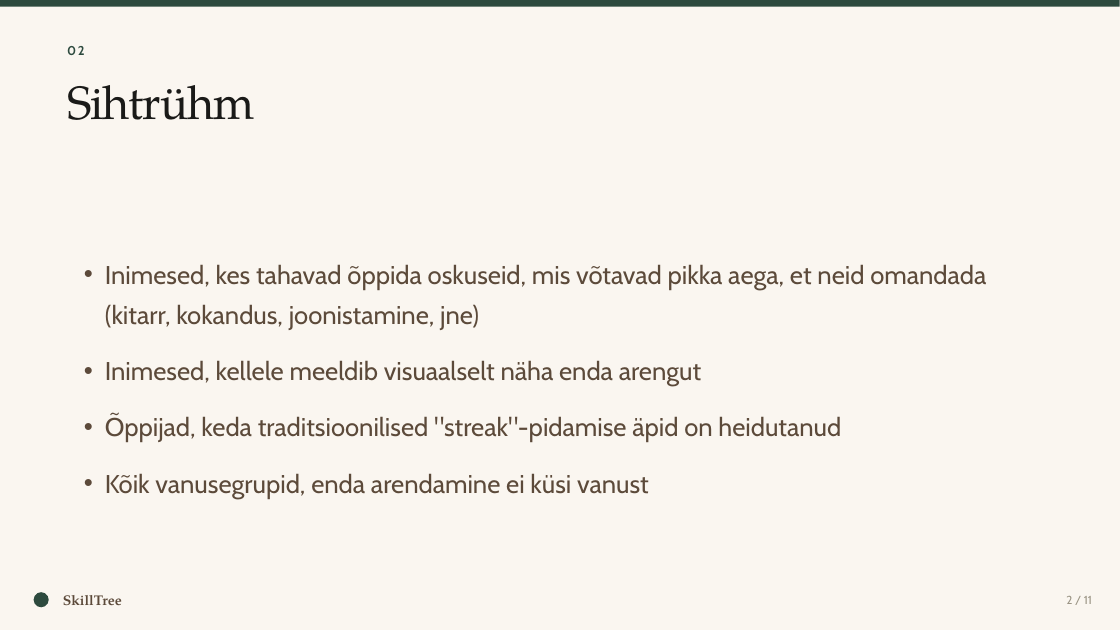
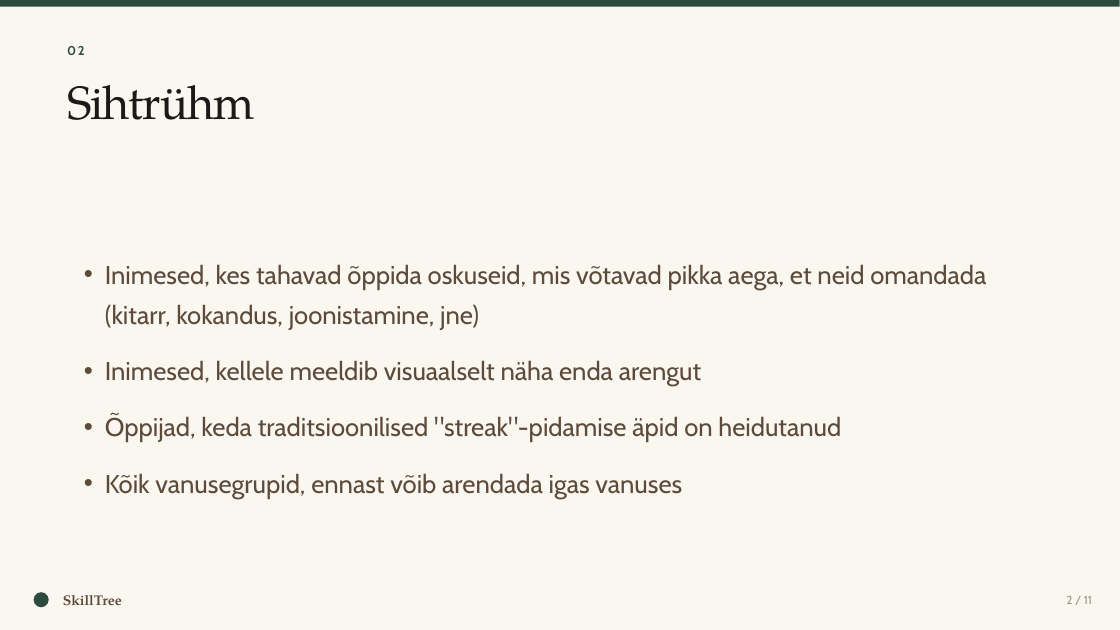
Before and after one commit to HenryPajuri/SkillTree, a slide deck: slide 3 of SkillTree-eksam.pptx. Drawn at 1120x630 pixels with LibreOffice and Linux fonts; fonts in the diff are those of the drawing. Boxes give left, top, right and bottom in pixels: in the first picture for what was removed or moved away, otherwise in the second. Text is boxed around its words. In the diff, an @@ line names an element or a change of style, - is before the commit and + after.

```diff
--- a/SkillTree-eksam.pptx
+++ b/SkillTree-eksam.pptx
@@ text at (105,473,682,498): text changed @@
-• Kõik vanusegrupid, enda arendamine ei küsi vanust
+• Kõik vanusegrupid, ennast võib arendada igas vanuses
```
Also in this commit, not shown: 1 other slide changed, 3 slides added, 2 other files.
